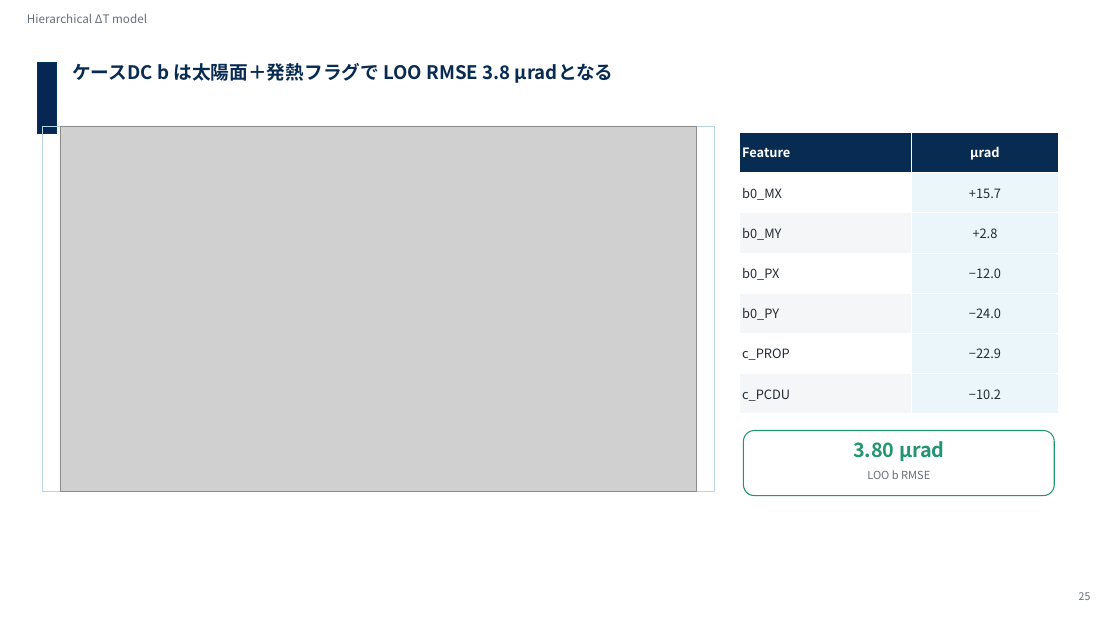
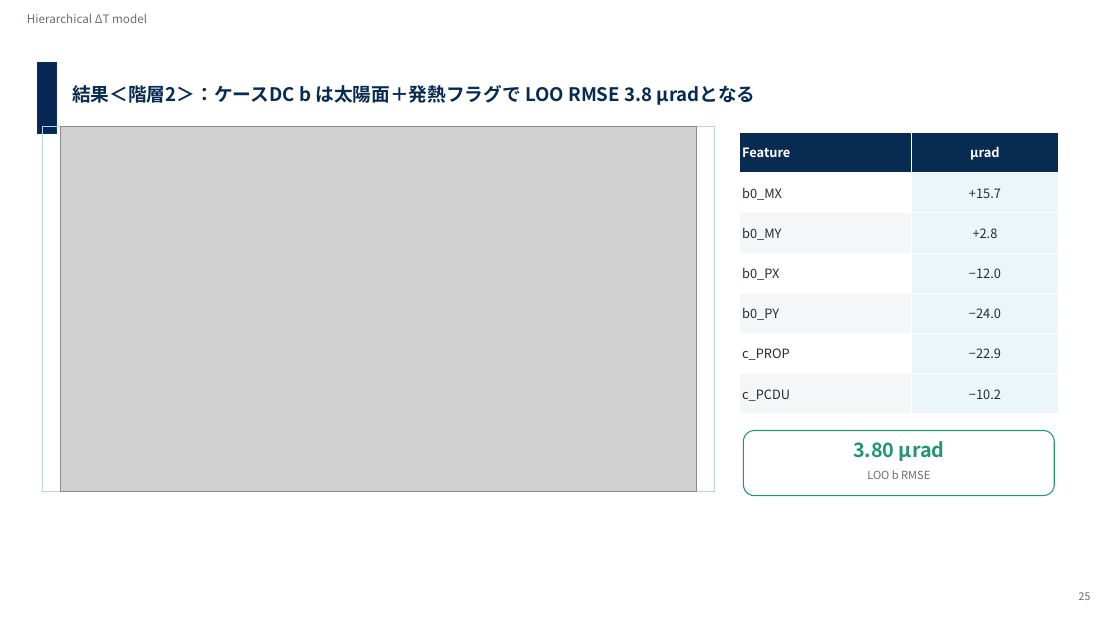
Before and after one commit to Hideki-1029/thermal-deformation-optcomm, a slide deck: slide 23 of papers/seminar/20260721_optcommrg_takamoto_v3_issl.pptx. Drawn at 1120x630 pixels with LibreOffice and Linux fonts; fonts in the diff are those of the drawing; grey boxes stand for pictures; background and template pictures are left out. Boxes give left, top, right and bottom in pixels: in the first picture for what was removed or moved away, otherwise in the second. Text is boxed around its words. In the diff, an @@ line names an element or a change of style, - is before the commit and + after.

```diff
--- a/papers/seminar/20260721_optcommrg_takamoto_v3_issl.pptx
+++ b/papers/seminar/20260721_optcommrg_takamoto_v3_issl.pptx
@@ text at bbox=[72, 85, 756, 105]: text changed @@
-ケースDC b は太陽面＋発熱フラグで LOO RMSE 3.8 µradとなる
+結果＜階層2＞：ケースDC b は太陽面＋発熱フラグで LOO RMSE 3.8 µradとなる
```
Also in this commit, not shown: 5 other slides changed, 1 slide added, 1 slide removed.
